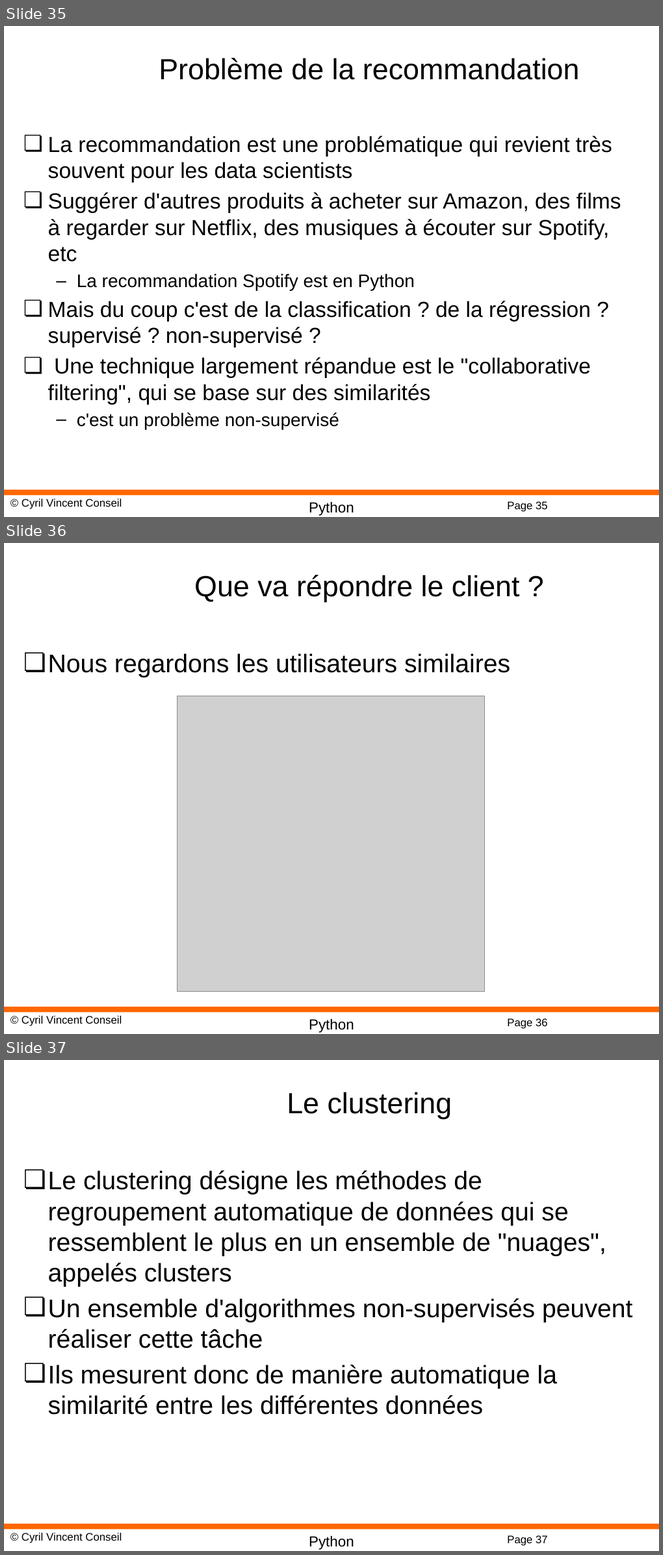
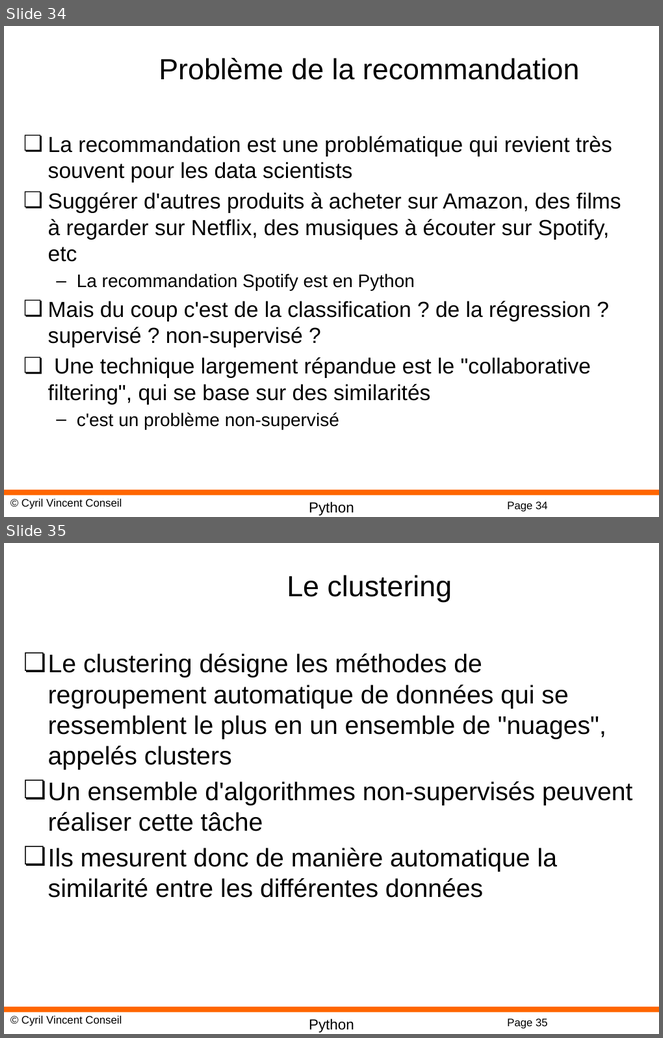
Before and after one commit to cyrilvincent/ML, a slide deck: PPT/MachineLearning11-MachineLearning.pptx. Shown one above the other, each under a label of ours: slides 35, 36 and 37 before the commit, slides 34 and 35 after it. The pictures are 663x1555 and 663x1038 pixels, drawn with LibreOffice and Linux fonts; fonts in the diff are those of the drawing; grey boxes stand for pictures; background and template pictures are left out. Boxes give left, top, right and bottom in pixels: in the first picture for what was removed or moved away, otherwise in the second. Text is boxed around its words. In the diff, an @@ line names an element or a change of style, - is before the commit and + after.

```diff
--- a/PPT/MachineLearning11-MachineLearning.pptx
+++ b/PPT/MachineLearning11-MachineLearning.pptx
@@ slide 36 removed at (4,543,659,1034), background #FFFFFF; not listed: 4 template elements that a slide beside it also shows @@
@@ title removed at (194,575,520,602) @@
-Que va répondre le client ?
@@ text removed at (48,653,510,678) @@
-❏ Nous regardons les utilisateurs similaires
@@ picture removed at (178,696,485,991) @@
@@ what was slide 35 is now slide 34 @@
@@ page number at (507,502,548,512): text changed @@
-Page 35
+Page 34
@@ what was slide 37 is now slide 35 @@
@@ page number at (507,1019,548,1029): text changed @@
-Page 37
+Page 35
```
Also in this commit, not shown: 2 slides changed, 1 other slide removed, 3 other files.
